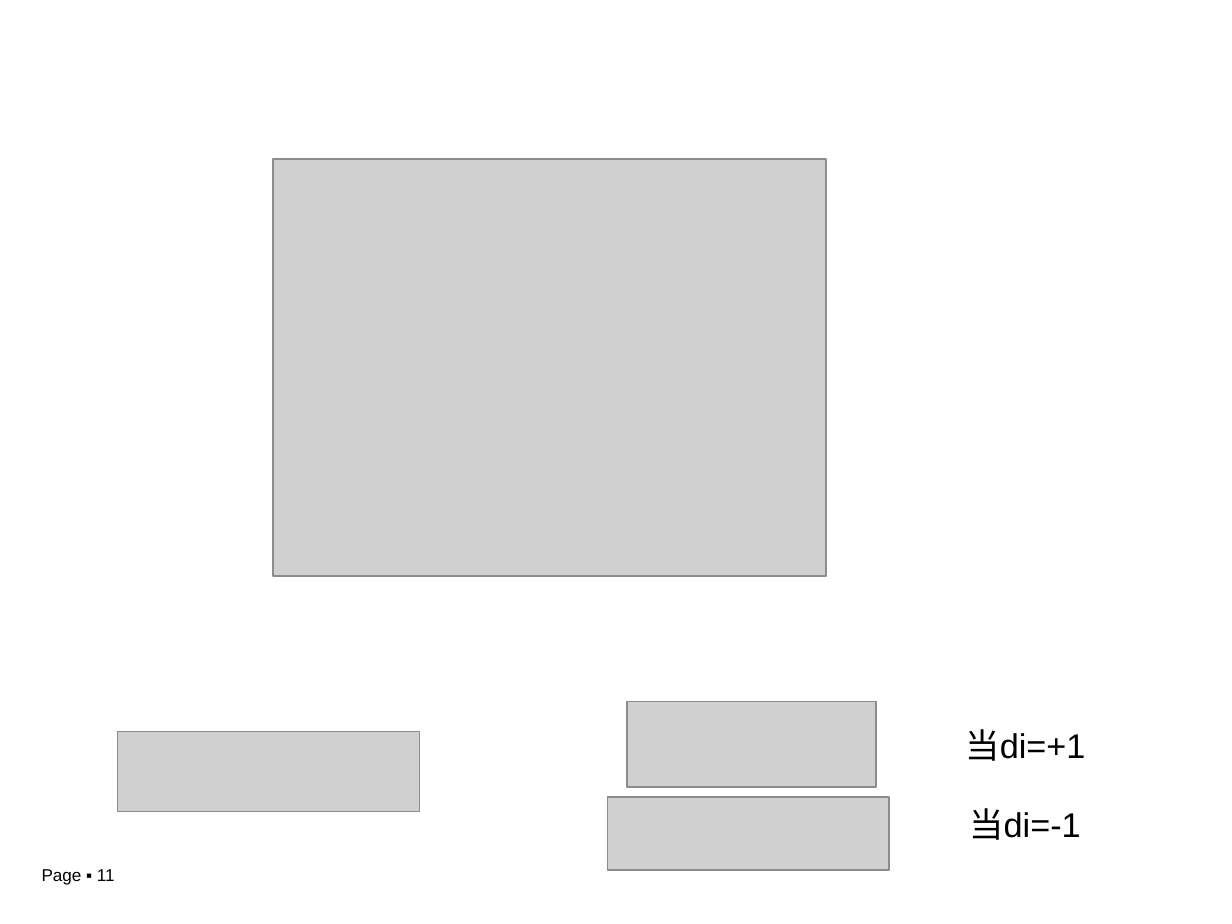
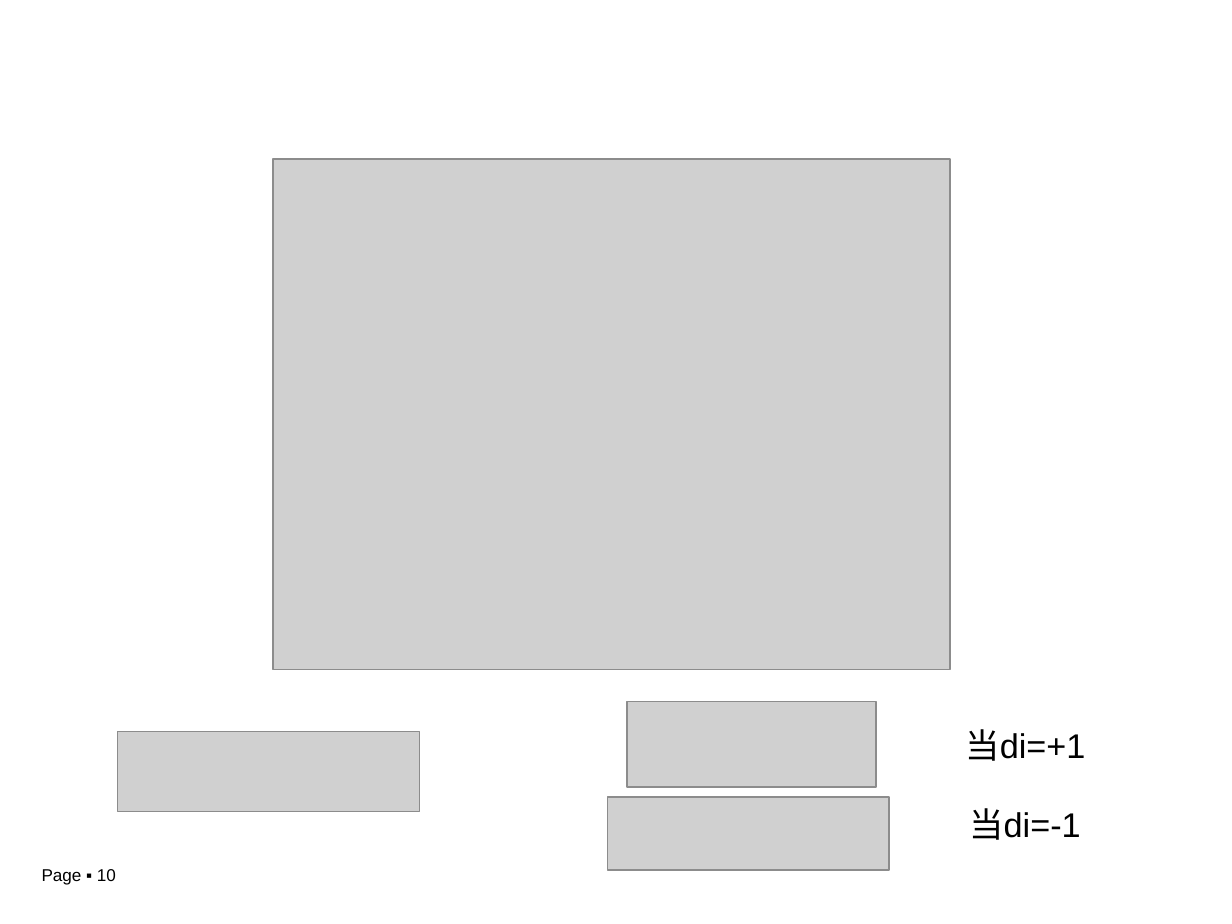
Before and after one commit to chuchu9293/GraduationProject, a slide deck: slide 10 of GraduationProjectDocs/毕设答辩 .ppt (slide 11 before the commit). Drawn at 1232x924 pixels with LibreOffice and Linux fonts; fonts in the diff are those of the drawing; grey boxes stand for pictures; background and template pictures are left out. Boxes give left, top, right and bottom in pixels: in the first picture for what was removed or moved away, otherwise in the second. Text is boxed around its words. In the diff, an @@ line names an element or a change of style, - is before the commit and + after.

```diff
--- a/GraduationProjectDocs/毕设答辩 .ppt
+++ b/GraduationProjectDocs/毕设答辩 .ppt
@@ picture: place and size @@
-picture at [274, 159, 827, 577]
+picture at [274, 159, 950, 669]
@@ page number at [42, 869, 116, 885]: text changed @@
-Page ▪ 11
+Page ▪ 10
```
Also in this commit, not shown: 1 other slide changed, 3 other files.
